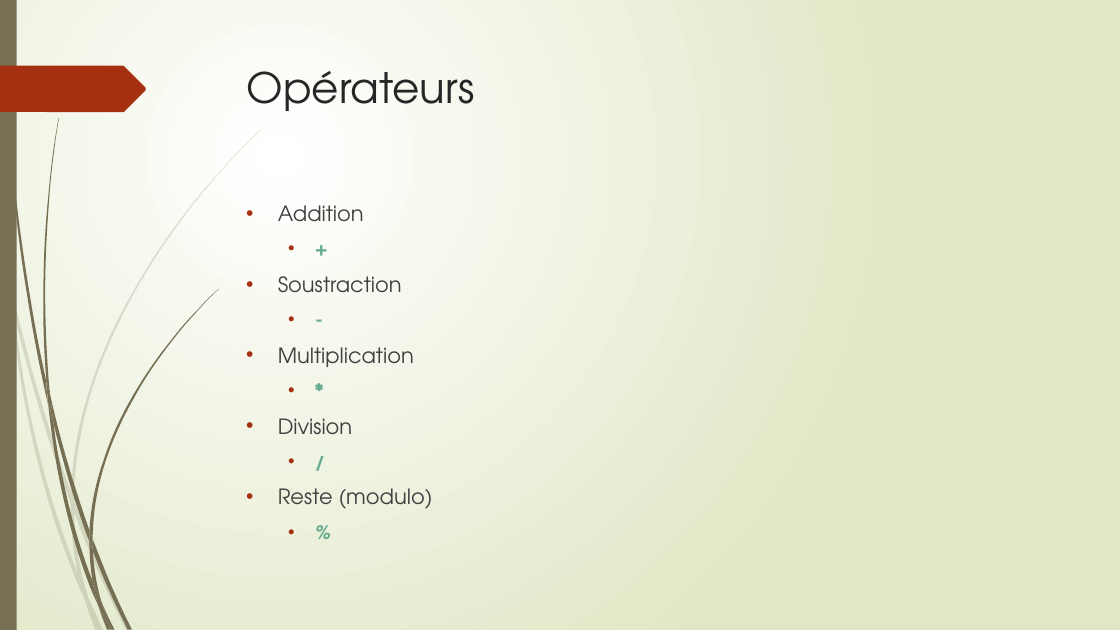
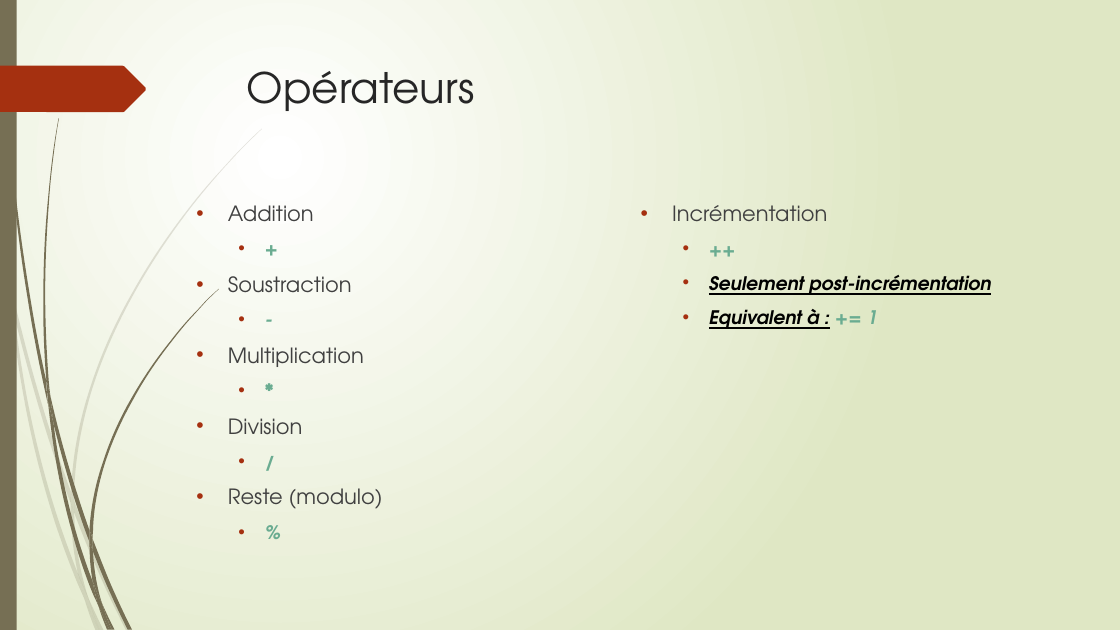
Before and after one commit to thierrydecker/learning-go, a slide deck: slide 25 of documentations/learning-go.pptx. Drawn at 1120x630 pixels with LibreOffice and Linux fonts; fonts in the diff are those of the drawing. Boxes give left, top, right and bottom in pixels: in the first picture for what was removed or moved away, otherwise in the second. Text is boxed around its words. In the diff, an @@ line names an element or a change of style, - is before the commit and + after.

```diff
--- a/documentations/learning-go.pptx
+++ b/documentations/learning-go.pptx
@@ text "Addition": place and size @@
-text "Addition" at (278,205,433,509)
+text "Addition" at (228,205,383,509)
@@ text added at (672,205,991,329), 16 pt, text #000000, bold, italic, underline @@
+• Incrémentation
+  • ++
+  • Seulement post-incrémentation
+  • Equivalent à : += 1
```
Also in this commit, not shown: 3 other slides changed, 1 slide added, 1 other file.
